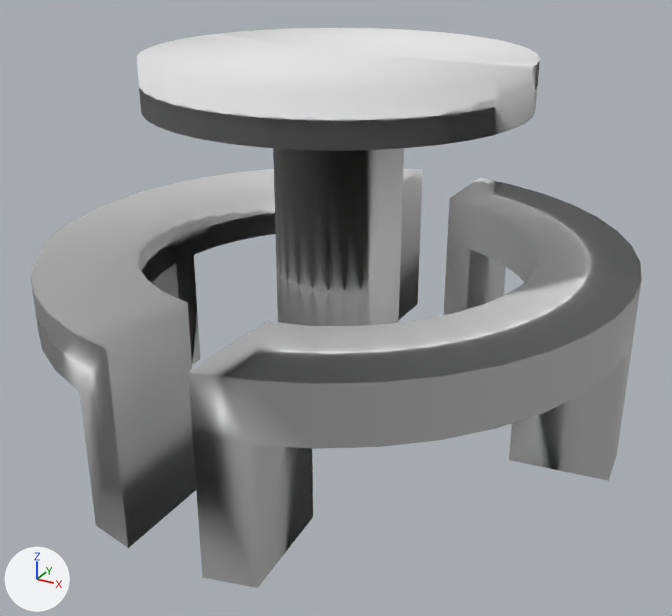
An edit to the OBJ model data/models/objetos/icex/mesa_redonda.obj, drawn before and after from the same camera.
One viewpoint serves both versions: a 50 mm lens placed at (21.7, -40.3, 26.0), pointed at (0.7, -2.1, 6.9). Arrows for +X, +Y and +Z are at lower left; the lights stay in place. Where no turn or scale is listed for an object, it has been applied to the vertices.

The older version as bpy lines, for what is in view:
```python
me_circle_circle = bpy.data.meshes.new('Circle_Circle')
me_circle_circle.from_pydata(...)  # 306 vertices, 367 faces; spans x -14.8..15.0, y -16.0..14.2, z 0.4..19.4
me_circle_circle.materials.append(mat_material)  # white #e7e7e7
ob_circle_circle = bpy.data.objects.new('Circle_Circle', me_circle_circle)
ob_circle_circle.location = (0.0, 0.0, 0.0)
```
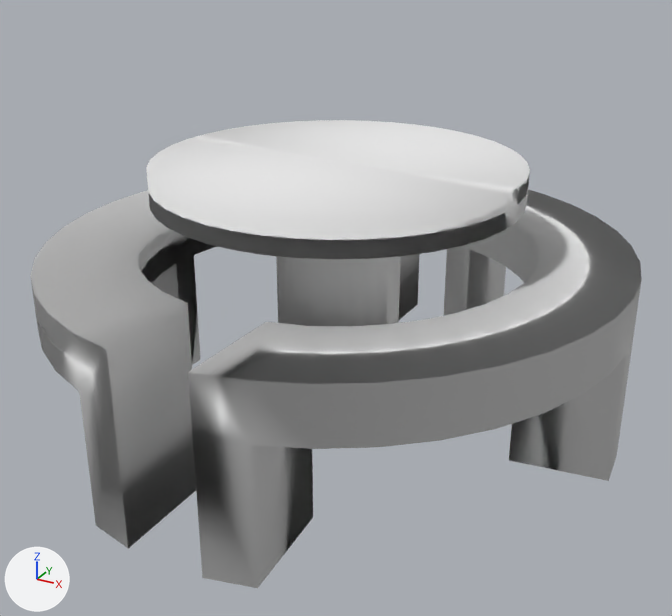
The newer file is also rescaled (x0.972), turned or shifted as a whole; pictures and numbers use the older file's frame.

Pixel boxes [x1, y1, x2, y2] of what changed, in the pictures (672 x 616 px):
'Circle_Circle', reshaped (16% shorter)
    before: [30, 28, 642, 588]
    after: [30, 120, 642, 588]
part 1 of me_circle_circle, cut back
    before: [137, 28, 540, 326]
    after: [146, 120, 530, 326]

Diff of the bpy script that builds the scene:
```diff
--- a/data/models/objetos/icex/mesa_redonda.obj.py
+++ b/data/models/objetos/icex/mesa_redonda.obj.py
@@ me_circle_circle @@
 # used by ob_circle_circle; location = (0.0, 0.0, 0.0)
-me_circle_circle.from_pydata(...)  # 306 vertices, 367 faces; spans x -14.8..15.0, y -16.0..14.2, z 0.4..19.4
+me_circle_circle.from_pydata(...)  # 305 vertices, 342 faces; spans x -14.8..15.0, y -16.0..14.2, z 0.4..14.2
+# me_circle_circle part 1
+# 1 vertex is removed from x 0.2, y -0.9, z 17.0
+# 25 faces are deleted
+# 36 vertices in x -9.2..9.4, y -10.1..8.5, z 17.0..17.1 move by (-0.1, 0.1, -4.6)
+# 24 vertices in x -8.8..8.9, y -10.0..8.4, z 17.0..17.1 move by (0.0, 0.1, -4.6)
+# 21 vertices in x -9.2..9.4, y -10.1..8.5, z 19.4 move by (-0.1, 0.1, -5.2)
+# 16 vertices in x -8.8..8.9, y -10.0..8.4, z 19.4 move by (0.0, 0.1, -5.2)
+# 14 vertices in x -3.0..3.4, y -4.1..2.3, z 0.4 move by (-0.1, 0.1, 0.2)
+# 10 vertices in x -3.0..3.0, y -3.9..1.9, z 0.4 move by (0.0, 0.1, 0.2)
+# 12 vertices move from x -9.1..9.3, y -3.9..8.0, z 0.4..19.4 to x -9.2..9.2, y -3.7..8.2, z 0.6..14.2
 me_circle_circle.materials.append(mat_material)
```
